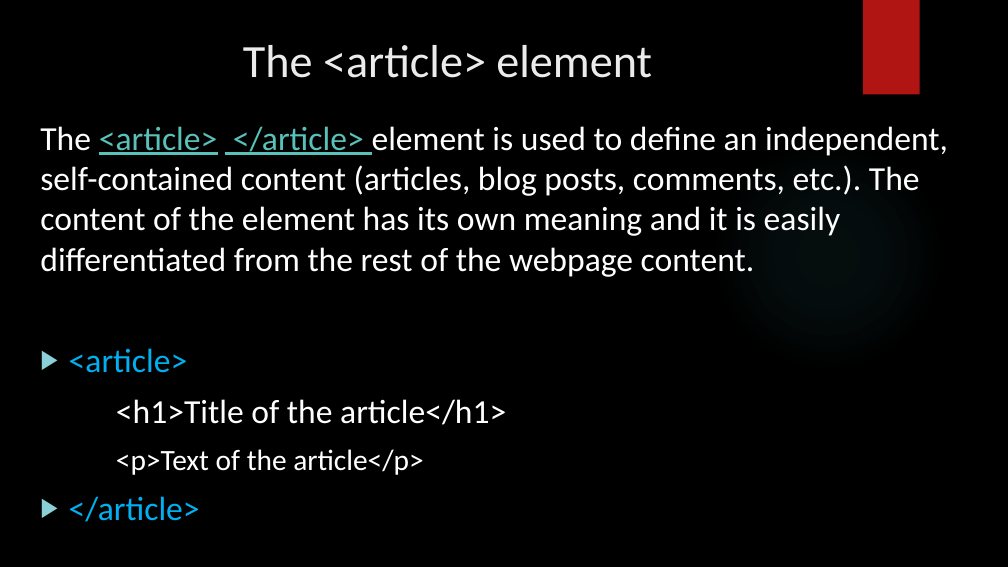
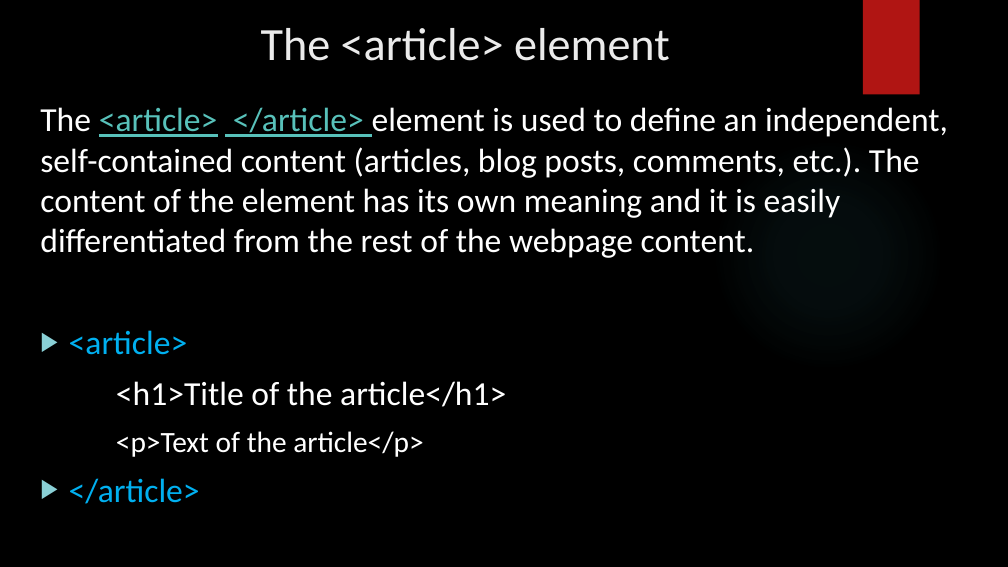
Before and after one commit to Code-Preach/Lectures, a slide deck: slide 28 of HTML/HTML.pptx. Drawn at 1008x567 pixels with LibreOffice and Linux fonts; fonts in the diff are those of the drawing; background and template pictures are left out. Boxes give left, top, right and bottom in pixels: in the first picture for what was removed or moved away, otherwise in the second. Text is boxed around its words. In the diff, an @@ line names an element or a change of style, - is before the commit and + after.

```diff
--- a/HTML/HTML.pptx
+++ b/HTML/HTML.pptx
@@ title "The <article> element": place and size @@
-title "The <article> element" at [243,45,652,78]
+title "The <article> element" at [261,28,670,61]
@@ text "The <article> </article> element is ...": place and size @@
-text "The <article> </article> element is ..." at [40,126,948,522]
+text "The <article> </article> element is ..." at [40,107,948,504]
```
Also in this commit, not shown: 3 other slides changed, 2 slides added, 2 slides removed, 18 other files.
